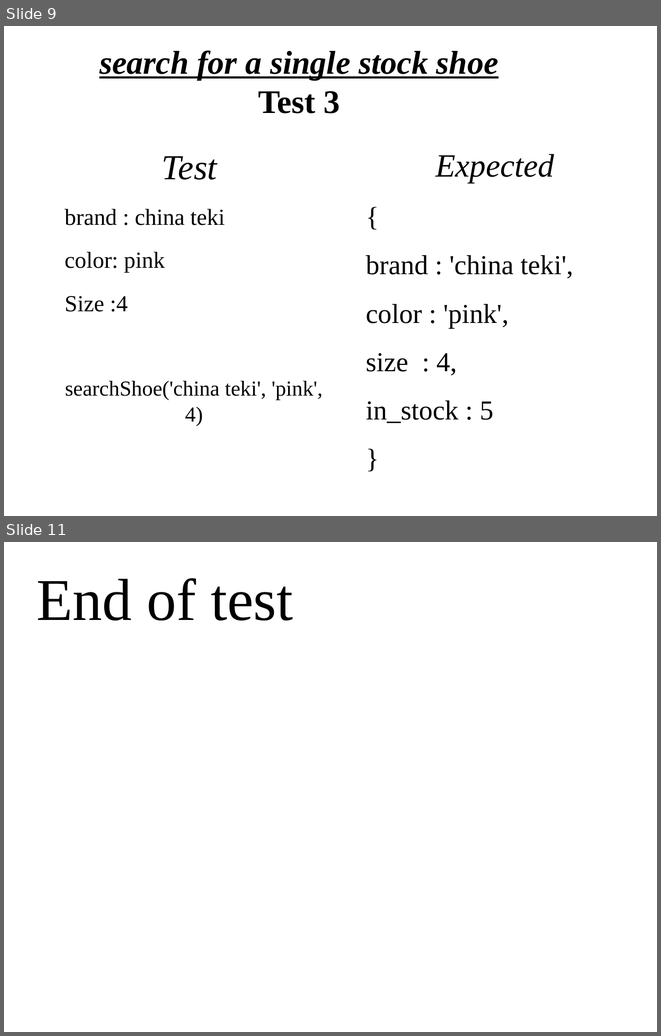
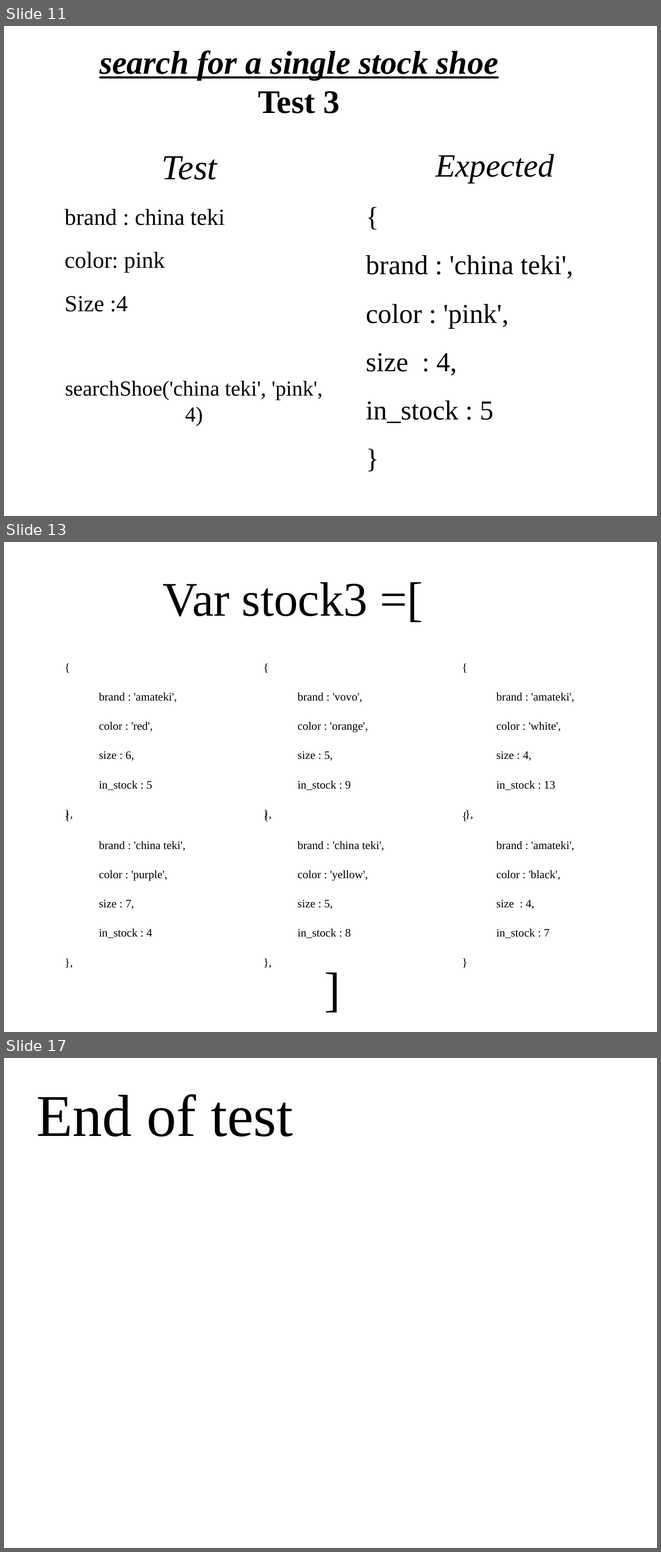
Before and after one commit to TaSiya/shoe, a slide deck: project presentation.odp. Shown one above the other, each under a label of ours: slides 9 and 11 before the commit, slides 11, 13 and 17 after it; the slides between them are not shown. The pictures are 661x1036 and 661x1552 pixels, drawn with LibreOffice and Linux fonts; fonts in the diff are those of the drawing; background and template pictures are left out. Boxes give left, top, right and bottom in pixels: in the first picture for what was removed or moved away, otherwise in the second. Text is boxed around its words. In the diff, an @@ line names an element or a change of style, - is before the commit and + after.

```diff
--- a/project presentation.odp
+++ b/project presentation.odp
@@ slide 13 added at (4, 542, 657, 1032), background picture (left out) @@
@@ title added at (162, 582, 368, 617), 58.7 pt, text #000000 @@
+Var stock3 =[
@@ text added at (99, 693, 177, 790), 13.9 pt, text #000000 @@
+{
+brand : 'amateki',
+color : 'red',
+size : 6,
+in_stock : 5
+},
@@ text added at (298, 693, 368, 790), 13.9 pt, text #000000 @@
+{
+brand : 'vovo',
+color : 'orange',
+size : 5,
+in_stock : 9
+},
@@ text added at (496, 693, 574, 790), 13.9 pt, text #000000 @@
+{
+brand : 'amateki',
+color : 'white',
+size : 4,
+in_stock : 13
+},
@@ text added at (99, 841, 186, 938), 13.9 pt, text #000000 @@
+{
+brand : 'china teki',
+color : 'purple',
+size : 7,
+in_stock : 4
+},
@@ text added at (298, 841, 385, 938), 13.9 pt, text #000000 @@
+{
+brand : 'china teki',
+color : 'yellow',
+size : 5,
+in_stock : 8
+},
@@ text added at (496, 841, 574, 938), 13.9 pt, text #000000 @@
+{
+brand : 'amateki',
+color : 'black',
+size : 4,
+in_stock : 7
+}
@@ title added at (76, 951, 601, 1023), 58.7 pt, text #000000 @@
+]
@@ what was slide 9 is now slide 11 @@
@@ what was slide 11 is now slide 17 @@
```
Also in this commit, not shown: 3 slides changed, 5 other slides added, 3 other files.
